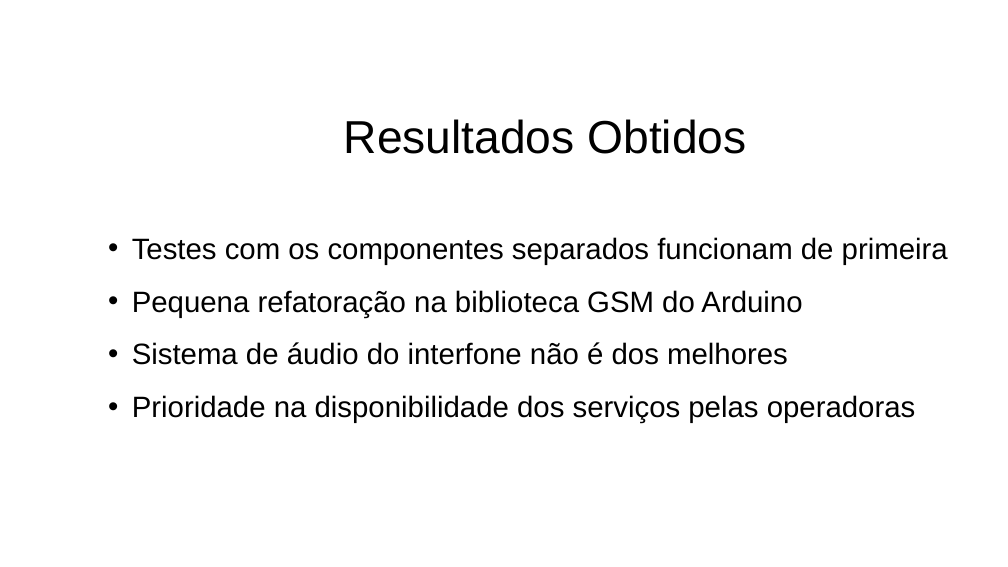
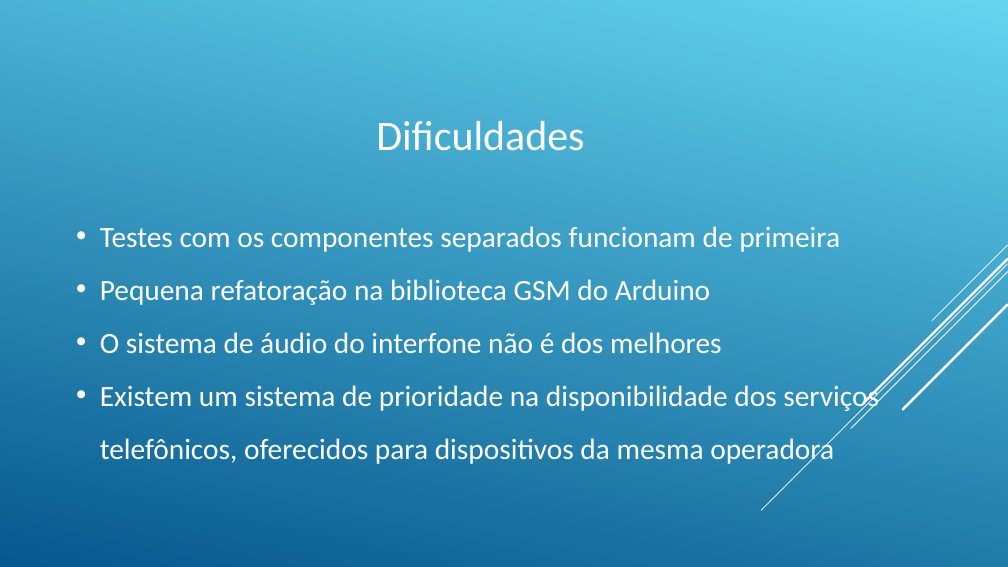
Before and after one commit to rsalcir/tcc-eng-comp, a slide deck: slide 8 of Documentos/TCC 2/Apresentação TCC.ppt (slide 7 before the commit). Drawn at 1008x567 pixels with LibreOffice and Linux fonts; fonts in the diff are those of the drawing. Boxes give left, top, right and bottom in pixels: in the first picture for what was removed or moved away, otherwise in the second. Text is boxed around its words. In the diff, an @@ line names an element or a change of style, - is before the commit and + after.

```diff
--- a/Documentos/TCC 2/Apresentação TCC.ppt
+++ b/Documentos/TCC 2/Apresentação TCC.ppt
@@ background #FFFFFF to gradient #64D4EF to #06588E @@
@@ text removed at box(344, 119, 747, 154) @@
-Resultados Obtidos
@@ text added at box(376, 121, 584, 151), 40 pt, text #FFFFFF @@
+Dificuldades
@@ text "Testes com os componentes separados ...": place and size @@
-text "Testes com os componentes separados ..." at box(132, 237, 948, 423)
+text "Testes com os componentes separados ..." at box(100, 226, 879, 466)
@@ text at box(100, 226, 840, 305): font Arial to Calibri, text colour #000000 to #FFFFFF in "Testes com os componentes separados funcionam de ...", "Pequena refatoração na biblioteca GSM do Arduino"; bullet colour #000000 to #FFFFFF @@
@@ group added at box(761, 245, 1007, 510): 5 lines @@
@@ text at box(100, 332, 879, 466): text changed; font Arial to Calibri; text colour #000000 to #FFFFFF @@
-• Sistema de áudio do interfone não é dos melhores
-• Prioridade na disponibilidade dos serviços pelas operadoras
+• O sistema de áudio do interfone não é dos melhores
+• Existem um sistema de prioridade na disponibilidade dos serviços telefônicos, oferecidos para dispositivos da mesma operadora
```
Also in this commit, not shown: 6 other slides changed, 4 slides added, 2 slides removed, 5 other files.
